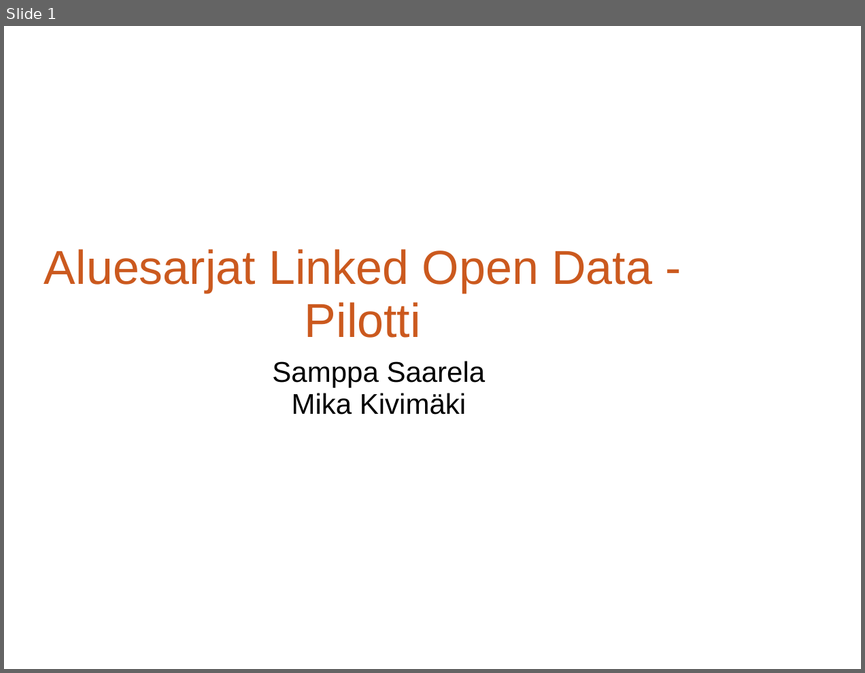
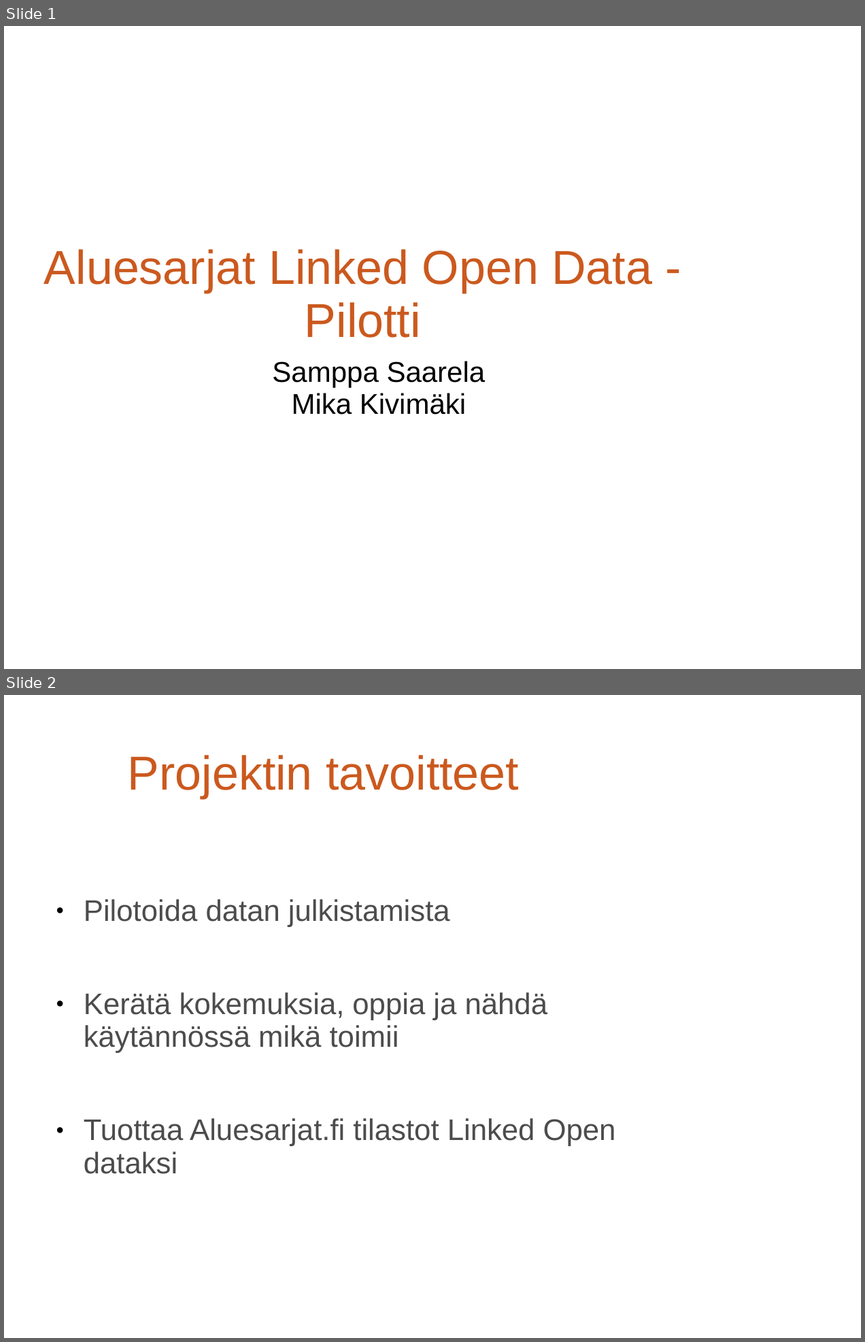
Before and after one commit to mysema/aluesarjat, a slide deck: doc/LOD.pptx. Shown one above the other, each under a label of ours: slide 1 before the commit, slides 1 and 2 after it. The pictures are 865x673 and 865x1342 pixels, drawn with LibreOffice and Linux fonts; fonts in the diff are those of the drawing; background and template pictures are left out. Boxes give left, top, right and bottom in pixels: in the first picture for what was removed or moved away, otherwise in the second. Text is boxed around its words. In the diff, an @@ line names an element or a change of style, - is before the commit and + after.

```diff
--- a/doc/LOD.pptx
+++ b/doc/LOD.pptx
@@ slide 2 added at [4,695,861,1338], background picture (left out) @@
@@ title added at [128,755,519,798], 40 pt, text #CB591E @@
+Projektin tavoitteet
@@ text added at [84,899,616,1174], 25 pt, text #4C4C4C @@
+● Pilotoida datan julkistamista
+● Kerätä kokemuksia, oppia ja nähdä käytännössä mikä toimii
+● Tuottaa Aluesarjat.fi tilastot Linked Open dataksi
```
Also in this commit, not shown: 11 slides changed, 2 other slides added, 1 slide removed.
